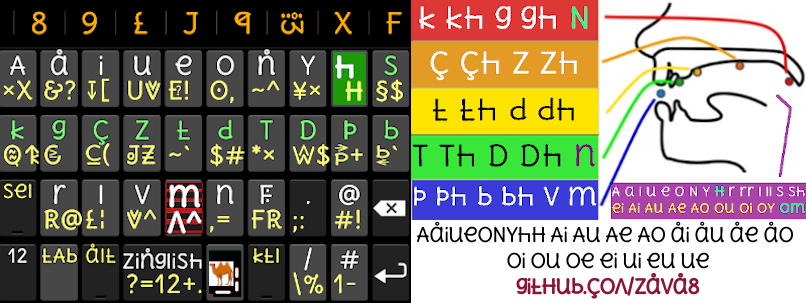
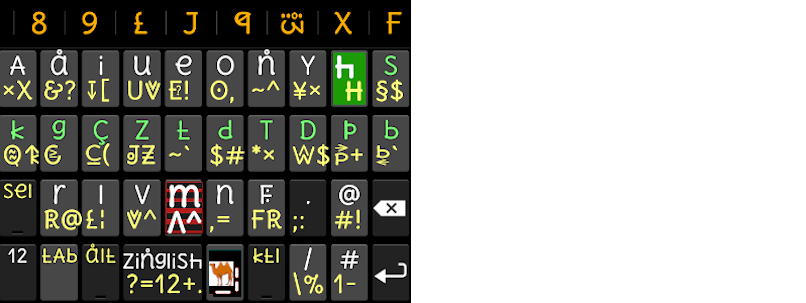
Layer changes from the first 806x303 image to the second:
hid "zsv(10000ms)", painted on it over 417, 221, 794, 299
hid "phoniks(6000ms) copy", painted on it over 411, 0, 806, 220
